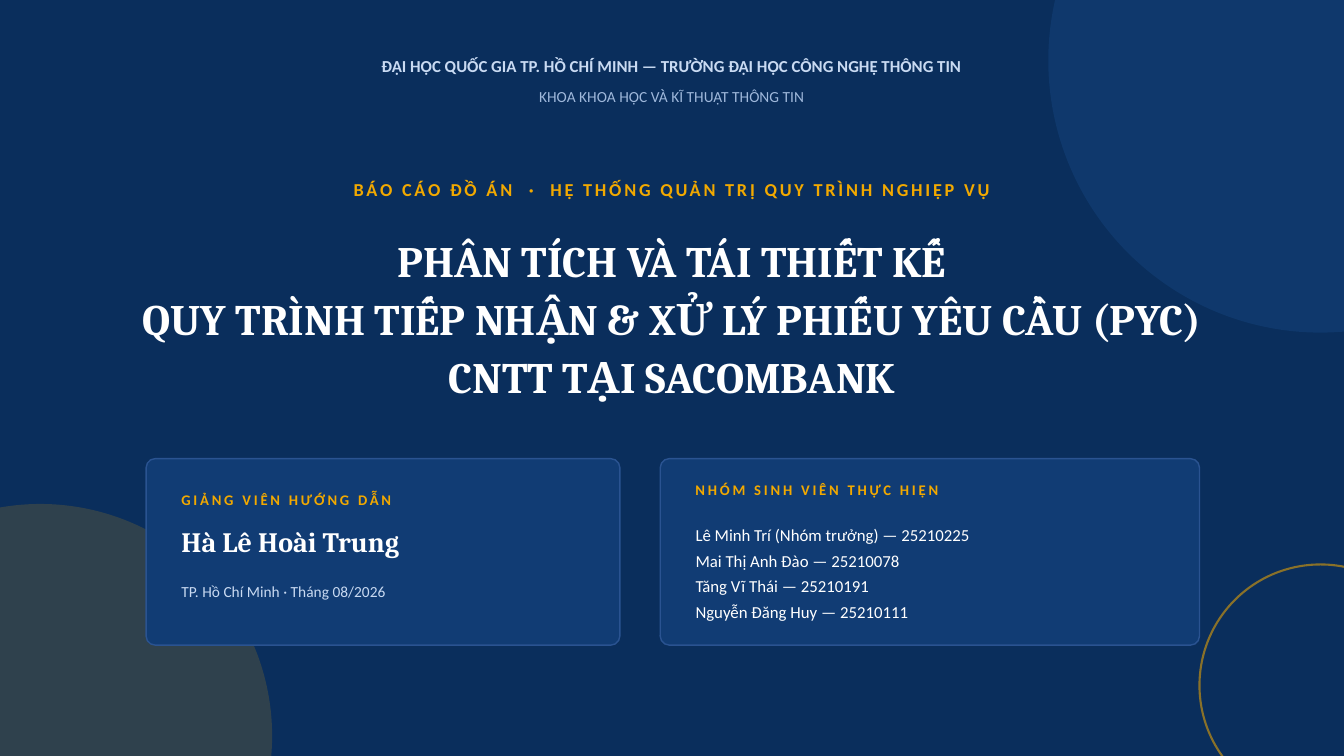
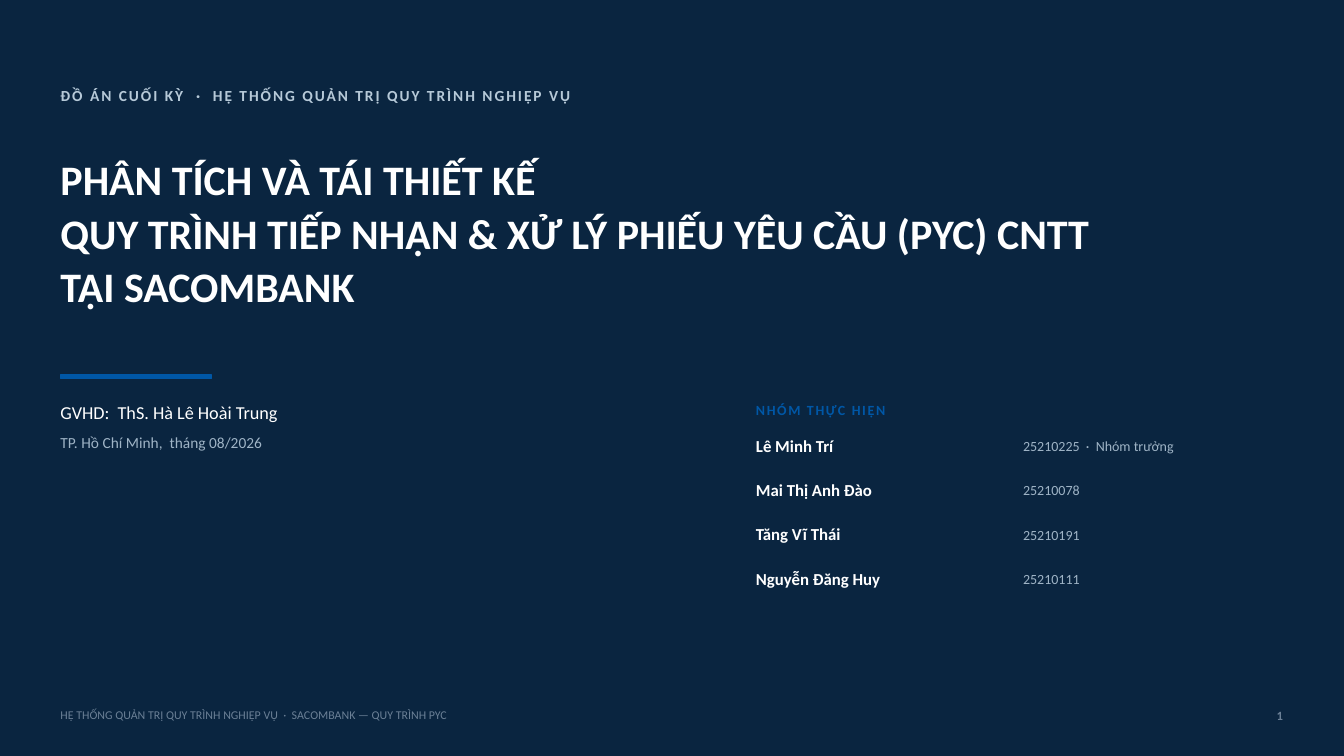
Before and after one commit to trilm83/SACOMBANK, a slide deck: slide 1 of BaoCao_PYC_Sacombank.pptx. Drawn at 1344x756 pixels with LibreOffice and Linux fonts; fonts in the diff are those of the drawing. Boxes give left, top, right and bottom in pixels: in the first picture for what was removed or moved away, otherwise in the second. Text is boxed around its words. In the diff, an @@ line names an element or a change of style, - is before the commit and + after.

```diff
--- a/BaoCao_PYC_Sacombank.pptx
+++ b/BaoCao_PYC_Sacombank.pptx
@@ background #0A2E5C to #0A2540 @@
@@ ellipse removed at [1049,0,1344,333] @@
@@ text removed at [381,58,961,75] @@
-ĐẠI HỌC QUỐC GIA TP. HỒ CHÍ MINH — TRƯỜNG ĐẠI HỌC CÔNG NGHỆ THÔNG TIN
@@ text at [60,87,570,104]: text changed; size 13 to 11 pt; text colour #F2A900 to #B6C9D8 @@
-BÁO CÁO ĐỒ ÁN · HỆ THỐNG QUẢN TRỊ QUY TRÌNH NGHIỆP VỤ
+ĐỒ ÁN CUỐI KỲ · HỆ THỐNG QUẢN TRỊ QUY TRÌNH NGHIỆP VỤ
@@ text removed at [539,89,804,105] @@
-KHOA KHOA HỌC VÀ KĨ THUẬT THÔNG TIN
@@ text at [60,161,535,196]: size 31 to 30 pt, font Cambria to Calibri in "PHÂN TÍCH VÀ TÁI THIẾT KẾ"; alignment centre to left; line spacing 1.12 to 38pt @@
@@ text "PHÂN TÍCH VÀ TÁI THIẾT ...": place and size @@
-text "PHÂN TÍCH VÀ TÁI THIẾT ..." at [143,238,1201,394]
+text "PHÂN TÍCH VÀ TÁI THIẾT ..." at [60,161,1089,310]
@@ text at [60,214,1089,310]: text changed; size 31 to 30 pt; font Cambria to Calibri @@
-QUY TRÌNH TIẾP NHẬN & XỬ LÝ PHIẾU YÊU CẦU (PYC)
-CNTT TẠI SACOMBANK
+QUY TRÌNH TIẾP NHẬN & XỬ LÝ PHIẾU YÊU CẦU (PYC) CNTT
+TẠI SACOMBANK
@@ rectangle added at [60,375,212,379], fill #0057A6, outline #0057A6 1 pt @@
@@ text at [60,406,278,422]: text changed; size 20 to 13 pt; font Cambria to Calibri; bold off @@
-Hà Lê Hoài Trung
+GVHD: ThS. Hà Lê Hoài Trung
@@ text at [60,436,262,451]: text changed; text colour #C9DAF2 to #9FB4C6 @@
-TP. Hồ Chí Minh · Tháng 08/2026
+TP. Hồ Chí Minh, tháng 08/2026
@@ text added at [756,440,834,452], 12 pt, text #FFFFFF, bold @@
+Lê Minh Trí
@@ text added at [1023,441,1174,454], 10 pt, text #9FB4C6 @@
+25210225 · Nhóm trưởng
@@ rounded rectangle removed at [146,459,620,645] @@
@@ rounded rectangle removed at [660,459,1200,645] @@
@@ ellipse removed at [0,504,272,756] @@
@@ text removed at [181,493,391,505] @@
-GIẢNG VIÊN HƯỚNG DẪN
@@ text at [695,483,938,498]: text changed; size 10.5 to 10 pt; text colour #F2A900 to #0057A6 @@
-NHÓM SINH VIÊN THỰC HIỆN
+NHÓM THỰC HIỆN
@@ text added at [756,484,872,499], 12 pt, text #FFFFFF, bold @@
+Mai Thị Anh Đào
@@ text added at [1023,485,1080,495], 10 pt, text #9FB4C6 @@
+25210078
@@ text added at [756,528,841,543], 12 pt, text #FFFFFF, bold @@
+Tăng Vĩ Thái
@@ text added at [1023,531,1080,540], 10 pt, text #9FB4C6 @@
+25210191
@@ ellipse removed at [1200,565,1344,756] @@
@@ text added at [756,571,881,588], 12 pt, text #FFFFFF, bold @@
+Nguyễn Đăng Huy
@@ vertical alignment middle to top in 6 elements at [60,161,1089,310], [60,87,570,104], [60,436,262,451], [756,401,1280,427], [60,406,278,422], [1023,575,1080,584] @@
@@ text at [1023,575,1080,584]: text changed; size 12 to 10 pt; text colour #FFFFFF to #9FB4C6 @@
-Lê Minh Trí (Nhóm trưởng) — 25210225
-Mai Thị Anh Đào — 25210078
-Tăng Vĩ Thái — 25210191
-Nguyễn Đăng Huy — 25210111
+25210111
@@ text added at [60,709,447,721], 8.5 pt, text #6B8096 @@
+HỆ THỐNG QUẢN TRỊ QUY TRÌNH NGHIỆP VỤ · SACOMBANK — QUY TRÌNH PYC
@@ text added at [1277,712,1283,720], 9 pt, text #6B8096, bold @@
+1
```
Also in this commit, not shown: 7 other slides changed, 39 slides added, 10 slides removed.
